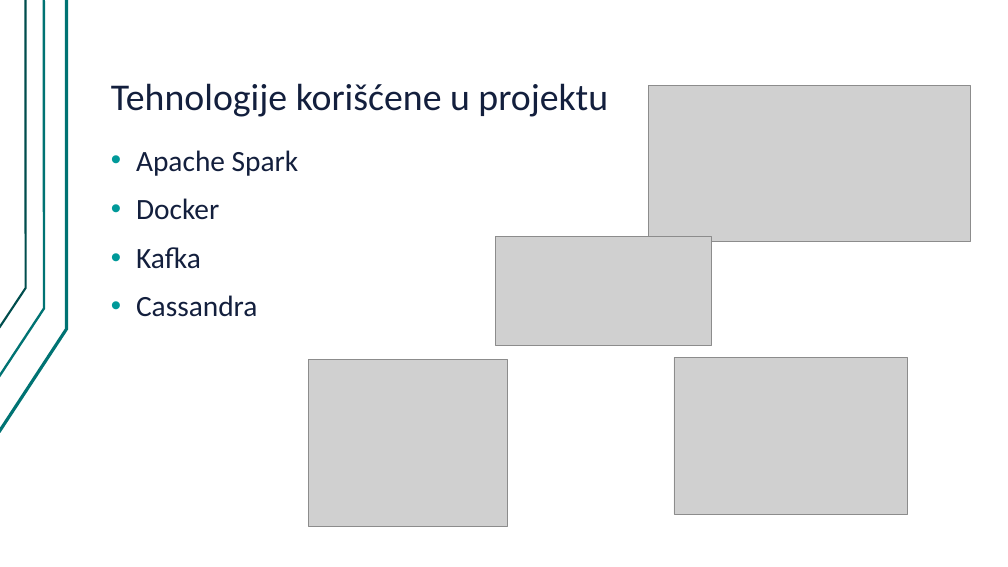
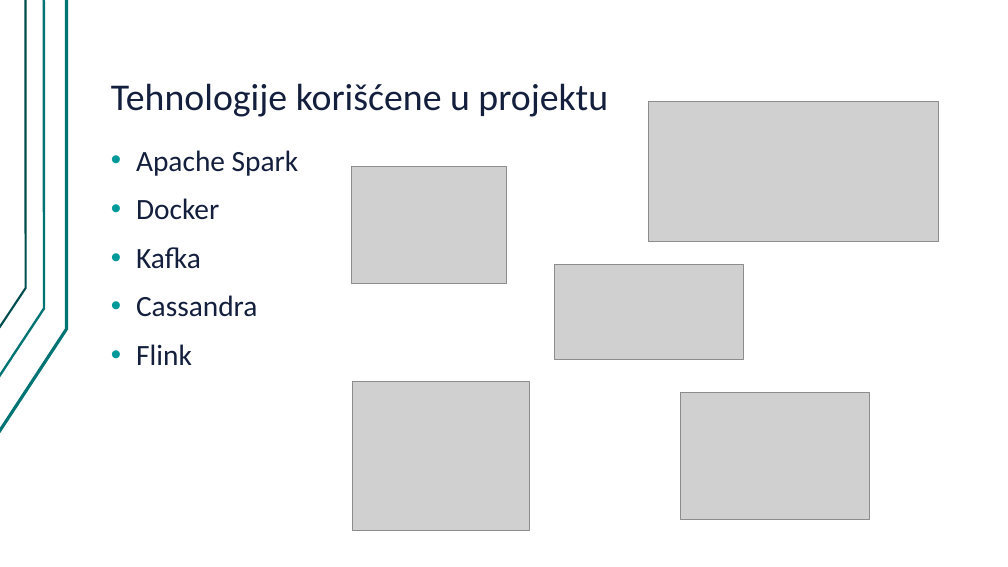
Before and after one commit to kacamarinovic/BDS_Project2, a slide deck: slide 2 of BDS_Project2_prezentacija.pptx. Drawn at 1008x567 pixels with LibreOffice and Linux fonts; fonts in the diff are those of the drawing; grey boxes stand for pictures. Boxes give left, top, right and bottom in pixels: in the first picture for what was removed or moved away, otherwise in the second. Text is boxed around its words. In the diff, an @@ line names an element or a change of style, - is before the commit and + after.

Commit message:
flink

```diff
--- a/BDS_Project2_prezentacija.pptx
+++ b/BDS_Project2_prezentacija.pptx
@@ picture: place and size @@
-picture at [649,86,970,242]
+picture at [649,101,938,242]
@@ picture added at [351,166,507,284] @@
@@ picture: place and size @@
-picture at [495,237,712,345]
+picture at [554,265,743,359]
@@ text at [136,344,192,365]: paragraph added @@
+• Flink
@@ picture: place and size @@
-picture at [309,359,507,526]
+picture at [352,382,529,531]
@@ picture: place and size @@
-picture at [674,358,907,514]
+picture at [681,392,870,520]
```
Also in this commit, not shown: 1 other slide changed, 2 slides added, 3 other files.
